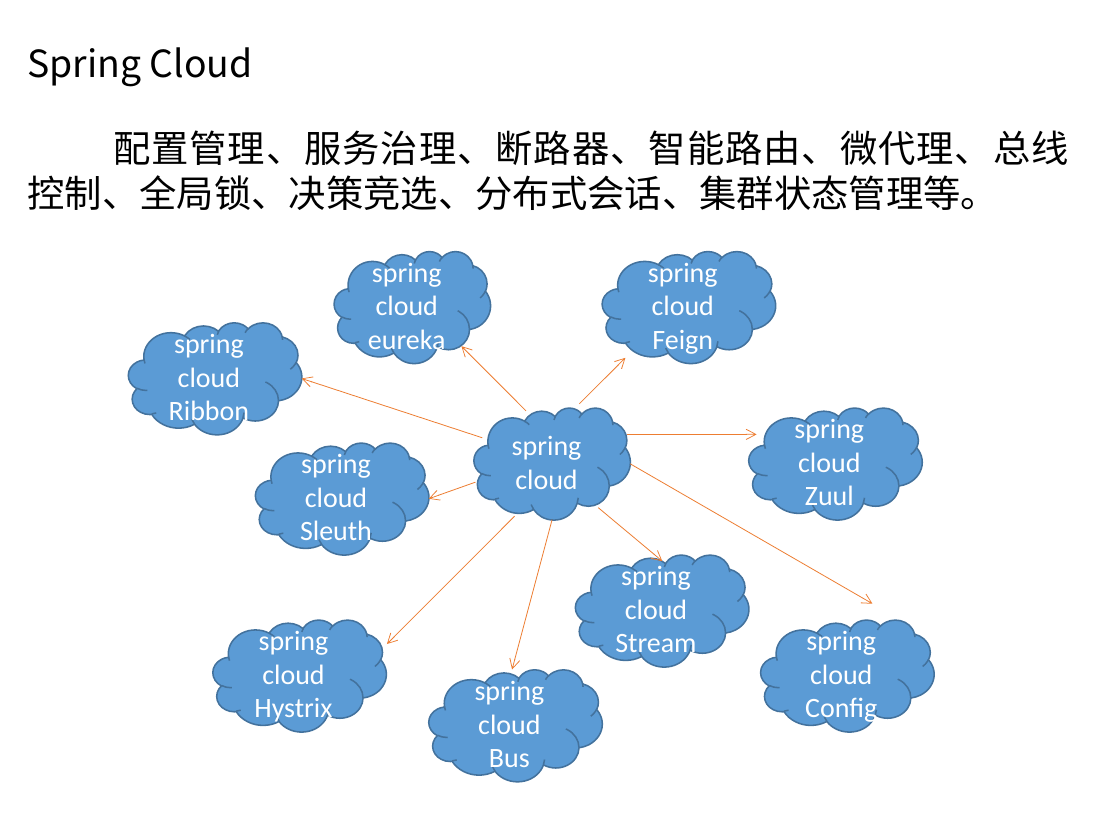
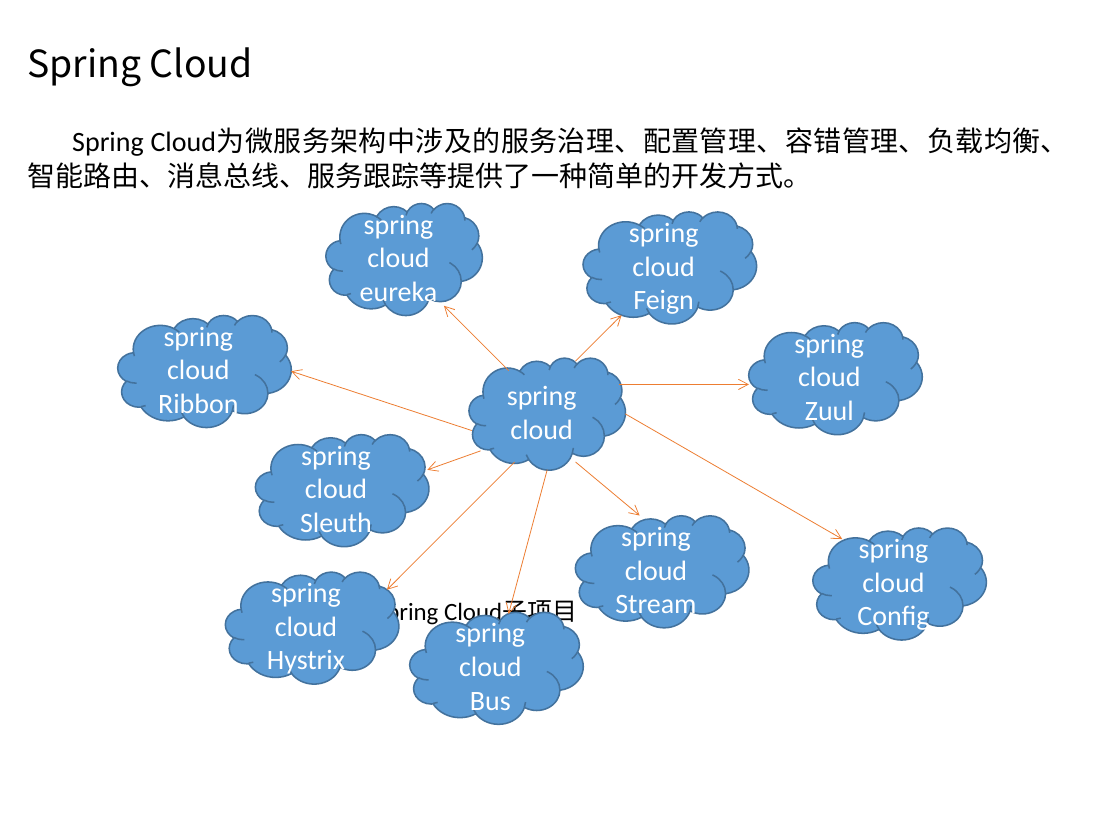
Before and after one commit to Sara-D/Spring, a slide deck: slide 10 of Spring.pptx. Drawn at 1120x840 pixels with LibreOffice and Linux fonts; fonts in the diff are those of the drawing; background and template pictures are left out. Boxes give left, top, right and bottom in pixels: in the first picture for what was removed or moved away, otherwise in the second. Text is boxed around its words. In the diff, an @@ line names an element or a change of style, - is before the commit and + after.

```diff
--- a/Spring.pptx
+++ b/Spring.pptx
@@ text at <box>28,128,1069,626</box>: text changed; size 24 to 18 pt @@
-配置管理、服务治理、断路器、智能路由、微代理、总线控制、全局锁、决策竞选、分布式会话、集群状态管理等。
+Spring Cloud为微服务架构中涉及的服务治理、配置管理、容错管理、负载均衡、智能路由、消息总线、服务跟踪等提供了一种简单的开发方式。
+Spring Cloud子项目
@@ cloud "spring cloud eureka": place and size @@
-cloud "spring cloud eureka" at <box>334,251,491,363</box>
+cloud "spring cloud eureka" at <box>326,203,483,315</box>
@@ cloud "spring cloud Feign": place and size @@
-cloud "spring cloud Feign" at <box>603,251,776,363</box>
+cloud "spring cloud Feign" at <box>584,212,757,324</box>
@@ cloud "spring cloud Ribbon": place and size @@
-cloud "spring cloud Ribbon" at <box>129,323,302,435</box>
+cloud "spring cloud Ribbon" at <box>118,315,291,427</box>
@@ arrow moved from (526, 411) - (461, 346) to (508, 371) - (444, 306) @@
@@ arrow moved from (579, 403) - (625, 358) to (576, 361) - (622, 315) @@
@@ cloud "spring cloud Zuul": place and size @@
-cloud "spring cloud Zuul" at <box>749,408,923,520</box>
+cloud "spring cloud Zuul" at <box>749,323,923,435</box>
@@ cloud "spring cloud": place and size @@
-cloud "spring cloud" at <box>474,408,631,520</box>
+cloud "spring cloud" at <box>469,358,626,470</box>
@@ arrow moved from (483, 438) - (301, 379) to (472, 430) - (291, 371) @@
@@ arrow moved from (627, 435) - (757, 435) to (619, 384) - (749, 384) @@
@@ arrow moved from (631, 464) - (872, 604) to (625, 414) - (842, 539) @@
@@ cloud "spring cloud Sleuth": place and size @@
-cloud "spring cloud Sleuth" at <box>255,442,429,554</box>
+cloud "spring cloud Sleuth" at <box>255,435,429,547</box>
@@ arrow moved from (515, 516) - (386, 644) to (515, 461) - (386, 590) @@
@@ arrow moved from (476, 482) - (429, 498) to (480, 451) - (428, 470) @@
@@ arrow moved from (552, 520) - (512, 670) to (548, 469) - (508, 614) @@
@@ arrow moved from (598, 507) - (662, 561) to (576, 461) - (640, 515) @@
@@ cloud "spring cloud Stream": place and size @@
-cloud "spring cloud Stream" at <box>576,554,749,666</box>
+cloud "spring cloud Stream" at <box>576,515,749,627</box>
@@ cloud "spring cloud Config": place and size @@
-cloud "spring cloud Config" at <box>760,619,934,731</box>
+cloud "spring cloud Config" at <box>813,528,987,640</box>
@@ cloud "spring cloud Hystrix": place and size @@
-cloud "spring cloud Hystrix" at <box>213,619,386,731</box>
+cloud "spring cloud Hystrix" at <box>225,572,399,684</box>
@@ cloud "spring cloud Bus": place and size @@
-cloud "spring cloud Bus" at <box>429,670,603,782</box>
+cloud "spring cloud Bus" at <box>410,612,584,724</box>
```
Also in this commit, not shown: 3 other slides changed.
